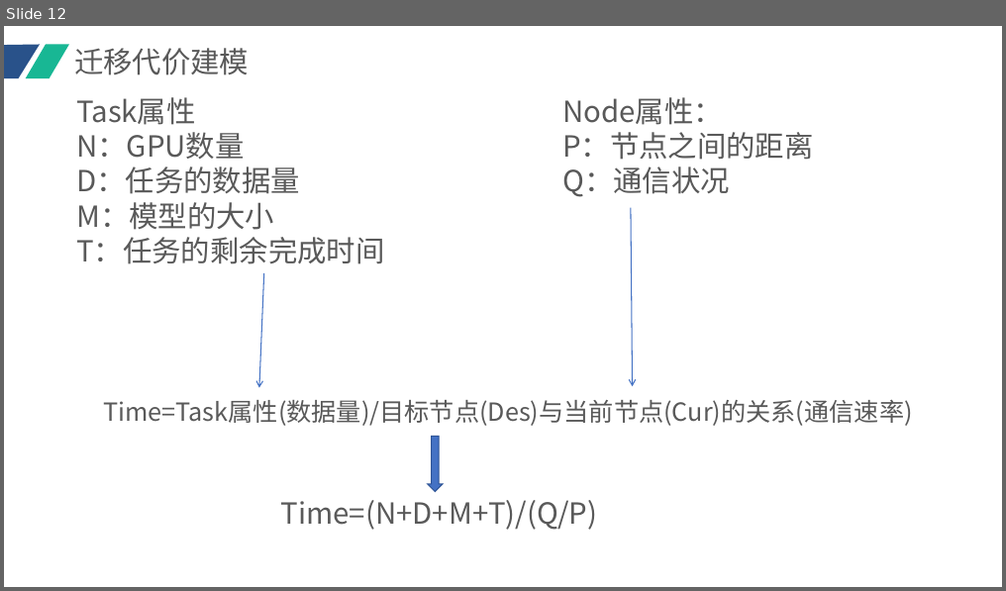
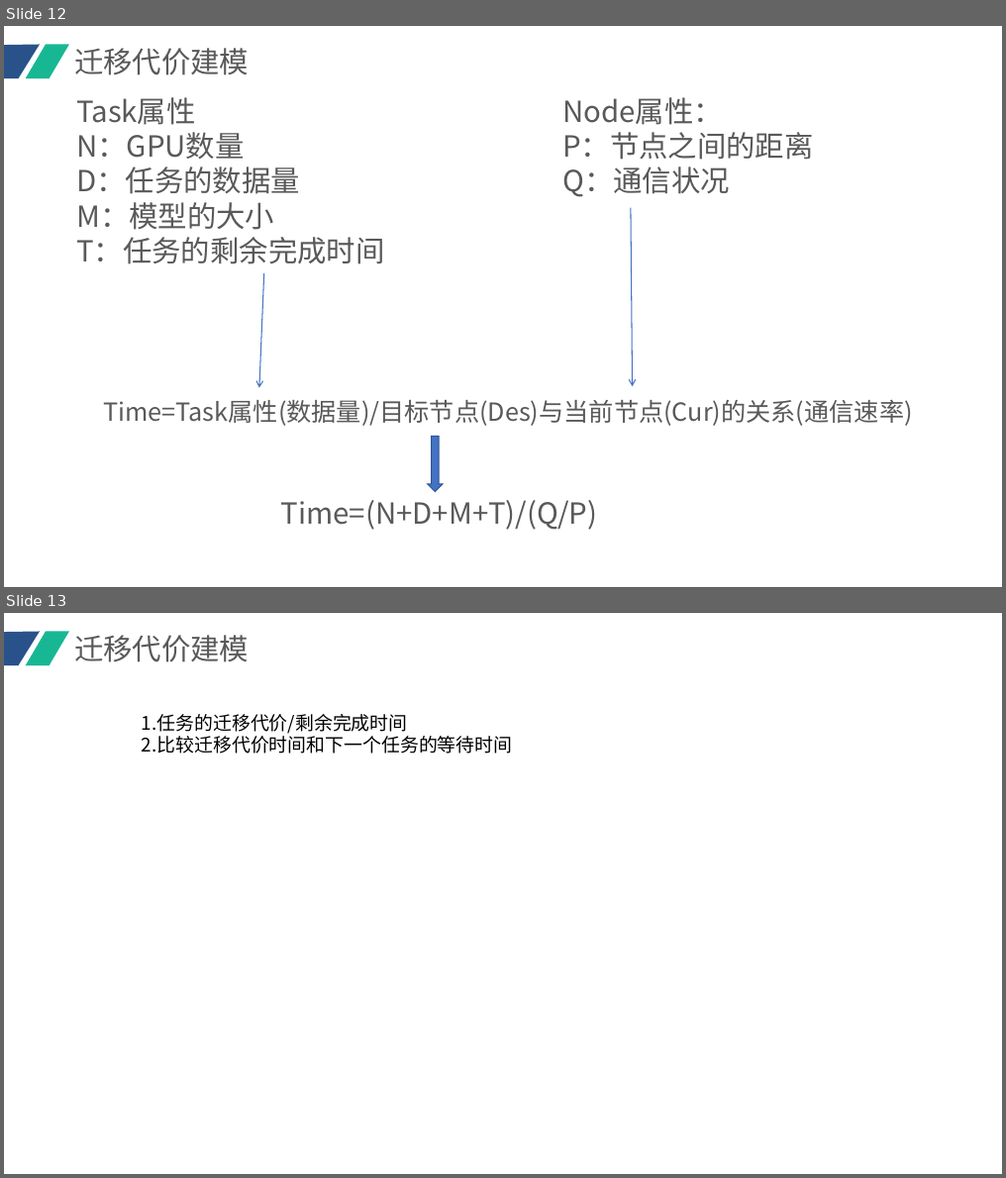
Before and after one commit to zlH518/Scheduler, a slide deck: 调度.pptx. Shown one above the other, each under a label of ours: slide 12 before the commit, slides 12 and 13 after it. The pictures are 1006x591 and 1006x1178 pixels, drawn with LibreOffice and Linux fonts; fonts in the diff are those of the drawing. Boxes give left, top, right and bottom in pixels: in the first picture for what was removed or moved away, otherwise in the second. Text is boxed around its words. In the diff, an @@ line names an element or a change of style, - is before the commit and + after.

Commit message:
2024-10-8，重整了框架，制作了数据集，并且在FCFS上面验证迁移策略

```diff
--- a/调度.pptx
+++ b/调度.pptx
@@ slide 13 added at (x1=4, y1=613, x2=1002, y2=1174), background #FFFFFF @@
@@ freeform shape added at (x1=4, y1=631, x2=40, y2=665), fill #29528A @@
@@ parallelogram added at (x1=26, y1=631, x2=70, y2=665), fill #18B794 @@
@@ text added at (x1=74, y1=635, x2=249, y2=663), 28 pt, text #595959 @@
+迁移代价建模
@@ text added at (x1=142, y1=714, x2=513, y2=754), 18 pt, text #000000 @@
+1.任务的迁移代价/剩余完成时间
+2.比较迁移代价时间和下一个任务的等待时间
```
Also in this commit, not shown: 1 other slide added, 1 slide removed, 57 other files.
